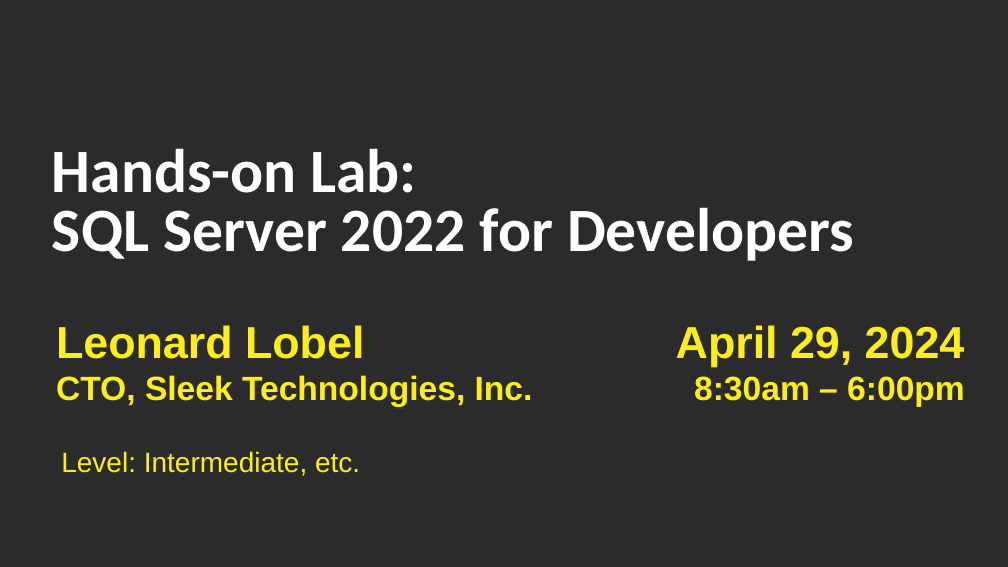
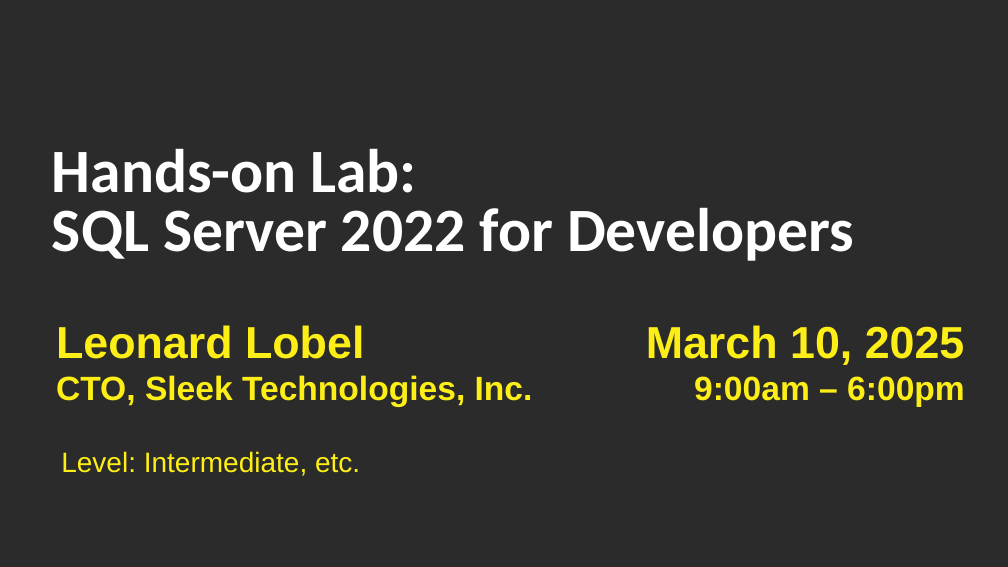
Before and after one commit to lennilobel/sql2022-workshop-hol-vegas2025, a slide deck: slide 1 of Hands-on Lab - SQL Server 2022 for Developers (Vegas2025).pptx. Drawn at 1008x567 pixels with LibreOffice and Linux fonts; fonts in the diff are those of the drawing; background and template pictures are left out; a plain dark background stands for a picture behind light text. Boxes give left, top, right and bottom in pixels: in the first picture for what was removed or moved away, otherwise in the second. Text is boxed around its words. In the diff, an @@ line names an element or a change of style, - is before the commit and + after.

```diff
--- a/Hands-on Lab - SQL Server 2022 for Developers (Vegas2025).pptx
+++ b/Hands-on Lab - SQL Server 2022 for Developers (Vegas2025).pptx
@@ text at [646, 325, 965, 407]: text changed @@
-April 29, 2024
-8:30am – 6:00pm
+March 10, 2025
+9:00am – 6:00pm
```
Also in this commit, not shown: 4 other slides changed, 9 slides added, 11 slides removed.
